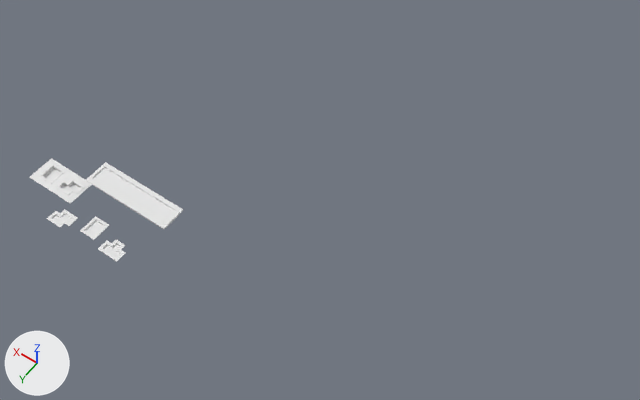
Before and after pictures for a commit that changed the Blender file assets/wall.blend.
Rendered twice from a 50 mm camera at (-61.0, 34.9, 116.3) aimed at (-7.5, -40.0, -1.5). The axes (+X, +Y, +Z) are drawn at lower left. The lights are the same throughout.

In view in the first picture: 'rune1', 'rune1_bottom', 'rune4', 'runes.000', 'runes.003', 'timer'.
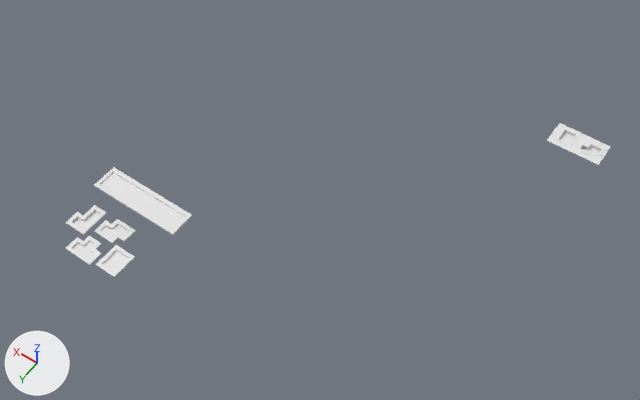
Where the change shows, as pixel boxes (x1, y1, x2, y2) in the pictures (640 x 400 px):
```json
{"object": "timer", "change": "moved", "before": [86, 162, 183, 229], "after": [94, 167, 192, 235]}
{"object": "runes.000", "change": "moved", "before": [30, 158, 92, 203], "after": [547, 123, 610, 165]}
{"object": "rune1", "change": "moved, rescaled", "before": [98, 240, 125, 262], "after": [66, 205, 107, 235], "on screen": "50% wider, 35% taller"}
{"object": "runes.003", "change": "moved, rescaled", "before": [47, 209, 78, 227], "after": [94, 219, 136, 243], "on screen": "34% wider, 32% taller"}
{"object": "rune4", "change": "moved, rescaled", "before": [80, 216, 109, 240], "after": [95, 245, 135, 277], "on screen": "37% wider, 32% taller"}
{"object": "rune4_bottom", "change": "moved, rescaled", "before": [86, 221, 104, 236], "after": [103, 251, 128, 272], "on screen": "37% wider, 38% taller"}
{"object": "rune0", "change": "added", "after": [65, 236, 102, 265]}
{"object": "Plane", "change": "moved, rescaled", "before": [52, 214, 73, 224], "after": [101, 225, 129, 238], "on screen": "32% wider, 27% taller"}
{"object": "rune1_bottom", "change": "moved, rescaled, reshaped", "before": [104, 244, 120, 258], "after": [73, 211, 99, 229]}
{"object": "rune0_bottom", "change": "added", "after": [73, 242, 95, 260]}
```

Edits to the scene script, one JSON object a line:
```json
{"op": "add", "block": "me_plane", "code": ["me_plane = bpy.data.meshes.new('Plane')", "me_plane.from_pydata([(-1.0, -1.0, 0.0), (-1.0, 1.0, 0.0), (1.63, 1.0, 0.0), (-1.0, 0.0, 0.0), (0.52, -1.0, 0.0), (1.63, 0.0, 0.0), (0.31, 1.0, 0.0), (0.52, 0.0, 0.0)], [], [(7, 5, 2, 6), (3, 7, 6, 1), (0, 4, 7, 3)])"]}
{"op": "set", "path": "ob_runes_000.location", "old": "(34.4, -12.9, 0.4)", "new": "(-33.0, -71.3, 0.4)"}
{"op": "set", "path": "ob_runes_003.location", "old": "(23.5, -11.3, 0.4)", "new": "(14.8, -14.5, 0.4)"}
{"op": "set", "path": "ob_runes_003.scale", "old": "(0.639, 0.639, 0.138)", "new": "(0.831, 0.831, 0.179)"}
{"op": "set", "path": "ob_timer.location", "old": "(8.5, -20.2, 1.2)", "new": "(6.7, -20.2, 1.2)"}
{"op": "set", "path": "ob_rune4.location", "old": "(17.9, -13.1, 0.3)", "new": "(10.8, -10.4, 0.3)"}
{"op": "set", "path": "ob_rune4.scale", "old": "(0.639, 0.639, 0.138)", "new": "(0.831, 0.831, 0.179)"}
{"op": "set", "path": "ob_rune1.location", "old": "(12.5, -11.6, 0.4)", "new": "(20.3, -13.5, 0.2)"}
{"op": "set", "path": "ob_rune1.scale", "old": "(0.639, 0.639, 0.138)", "new": "(0.831, 0.831, 0.831)"}
{"op": "set", "path": "ob_rune1_bottom", "old": "bpy.data.objects.new('rune1_bottom', me_plane_011)", "new": "bpy.data.objects.new('rune1_bottom', me_plane)"}
{"op": "set", "path": "ob_rune1_bottom.matrix_parent_inverse", "old": "Matrix(((1.564, 0.0, 0.0, -19.55), (0.0, 1.564, 0.0, 18.17), (0.0, 0.0, 7.254, -2.615), (0.0, 0.0, 0.0, 1.0)))", "new": "Matrix(((1.564, 0.0, 0.0, -26.47), (0.0, 1.564, 0.0, 18.16), (0.0, 0.0, 1.564, -0.345), (0.0, 0.0, 0.0, 1.0)))"}
{"op": "set", "path": "ob_rune1_bottom.location", "old": "(12.58, -12.18, 0.205)", "new": "(16.77, -11.72, 0.0187)"}
{"op": "set", "path": "ob_rune1_bottom.scale", "old": "(2.66, 2.09, 2.66)", "new": "(1.0, 1.74, 1.0)"}
{"op": "add", "block": "ob_rune0_bottom", "code": ["ob_rune0_bottom = bpy.data.objects.new('rune0_bottom', me_plane_011)", "ob_rune0_bottom.parent = ob_rune0", "ob_rune0_bottom.matrix_parent_inverse = Matrix(((1.564, 0.0, 0.0, -19.55), (0.0, 1.564, 0.0, 18.17), (0.0, 0.0, 7.254, -2.615), (0.0, 0.0, 0.0, 1.0)))", "ob_rune0_bottom.location = (12.58, -12.18, 0.205)", "ob_rune0_bottom.scale = (2.66, 2.09, 2.66)"]}
{"op": "add", "block": "ob_rune0", "code": ["ob_rune0 = bpy.data.objects.new('rune0', me_plane_002)", "ob_rune0.location = (16.2, -9.1, 0.4)", "ob_rune0.scale = (0.831, 0.831, 0.179)"]}
```
